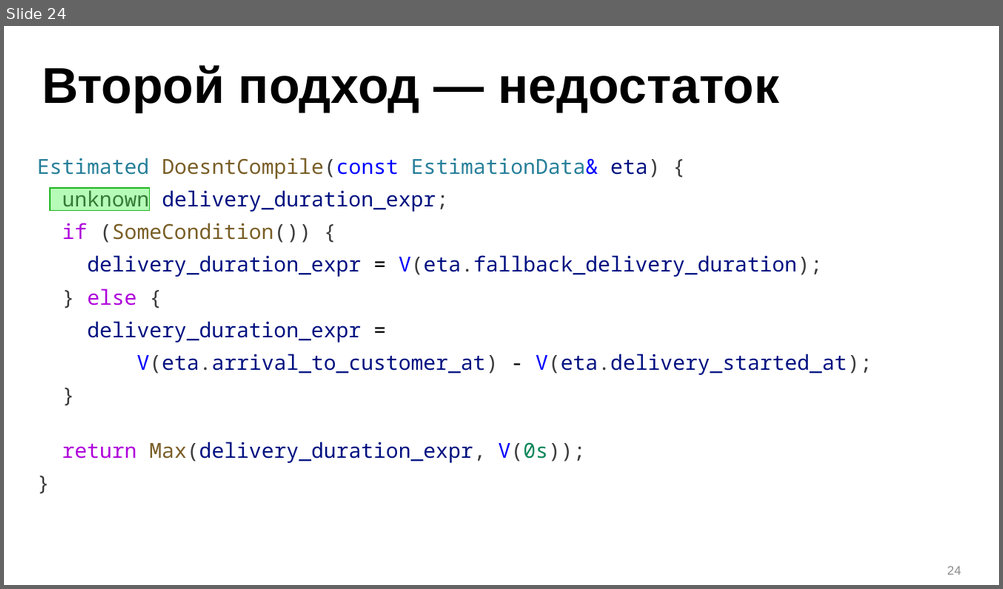
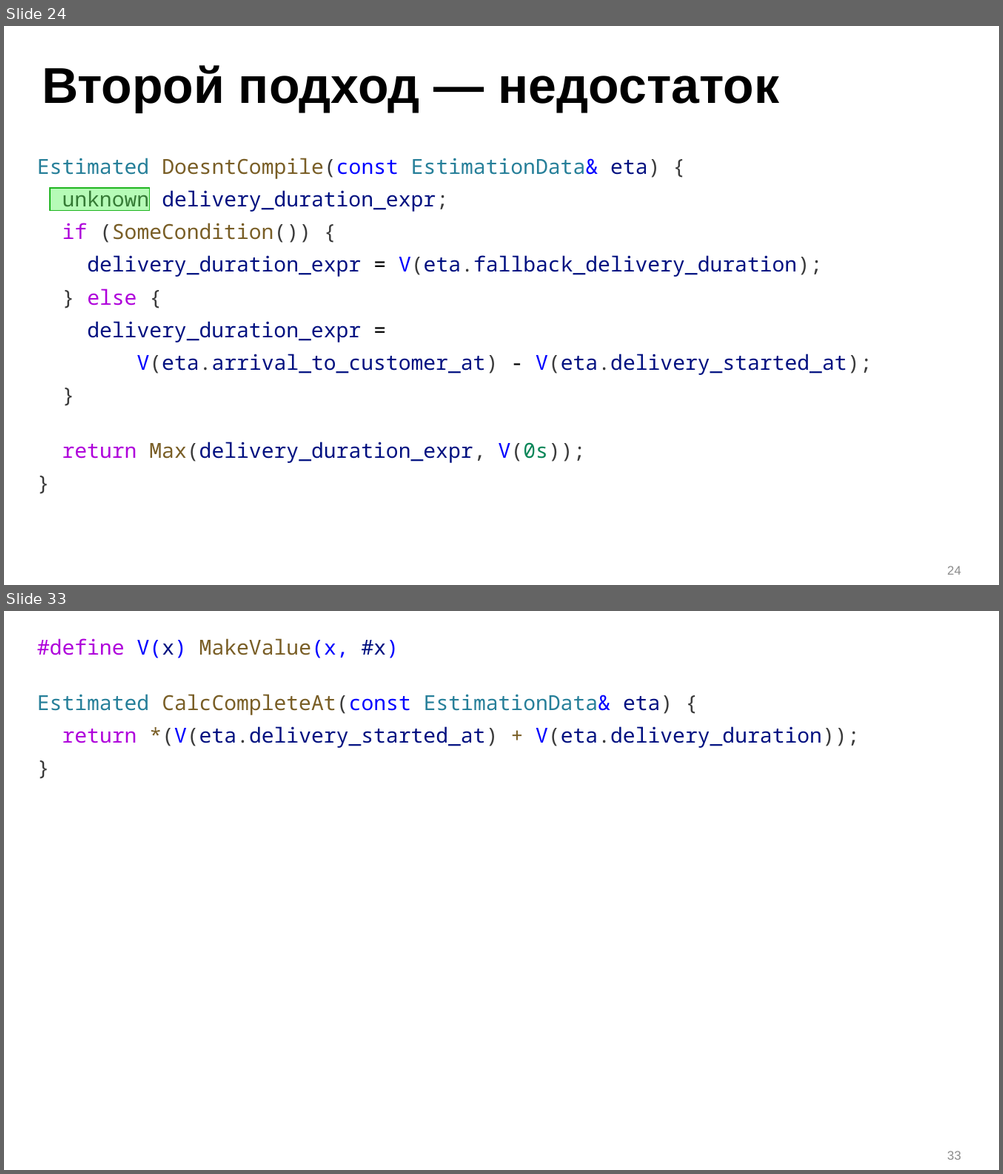
Before and after one commit to ishfb/zcc23, a slide deck: slides_new.pptx. Shown one above the other, each under a label of ours: slide 24 before the commit, slides 24 and 33 after it; the slides between them are not shown. The pictures are 1003x589 and 1003x1174 pixels, drawn with LibreOffice and Linux fonts; fonts in the diff are those of the drawing. Boxes give left, top, right and bottom in pixels: in the first picture for what was removed or moved away, otherwise in the second. Text is boxed around its words. In the diff, an @@ line names an element or a change of style, - is before the commit and + after.

```diff
--- a/slides_new.pptx
+++ b/slides_new.pptx
@@ slide 33 added at box(4, 611, 999, 1170), background #FFFFFF @@
@@ text added at box(37, 638, 859, 748), 20 pt, text #001080 @@
+#define V(x) MakeValue(x, #x)
+Estimated CalcCompleteAt(const EstimationData& eta) {
+return *(V(eta.delivery_started_at) + V(eta.delivery_duration));
+}
@@ page number added at box(947, 1151, 961, 1160), 12 pt, text #8C8C8C @@
+33
```
Also in this commit, not shown: 8 other slides added, 1 other file.
